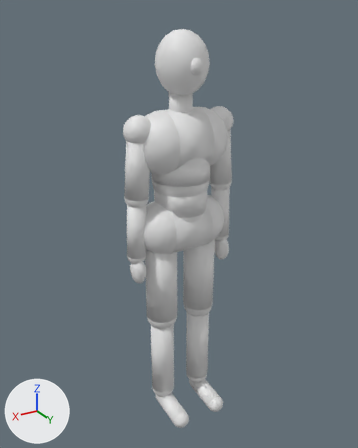
The Blender file previs/rig/mannequin.blend: old version first, new version second.
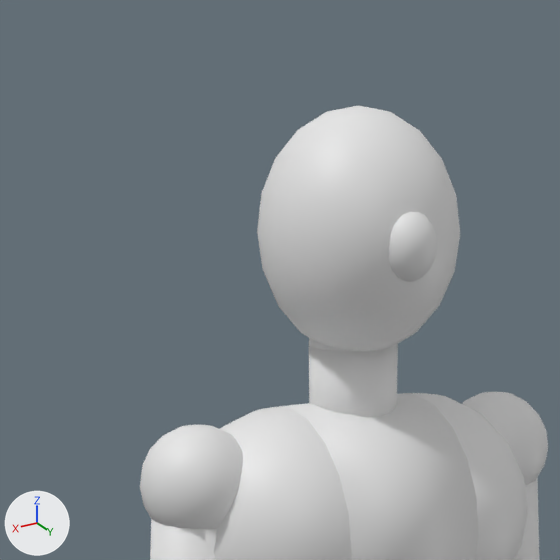
Each version is shown whole from a 50 mm lens placed at (1.044, 1.727, 1.831), pointed at (0.006, -0.003, 0.966), then close up on the part from 24% to 66% of the width and 0% to 34% of the height. Arrows for +X, +Y and +Z are at lower left; the lights stay in place. The older version's two pictures come first.

The scene before the commit, as lines of its bpy script (objects in view):
```python
me_mannequinmesh = bpy.data.meshes.new('MannequinMesh')
me_mannequinmesh.from_pydata(...)  # 7152 vertices, 7530 faces; spans x -0.26..0.26, y -0.13..0.21, z 0.0..1.77
me_mannequinmesh.polygons.foreach_set('use_smooth', [True] * 7530)
me_mannequinmesh.materials.append(mat_mannequin)  # white #e7e7e7
ob_mannequinmesh = bpy.data.objects.new('MannequinMesh', me_mannequinmesh)
ob_mannequinmesh.location = (0.0, 0.0, 0.0)
```
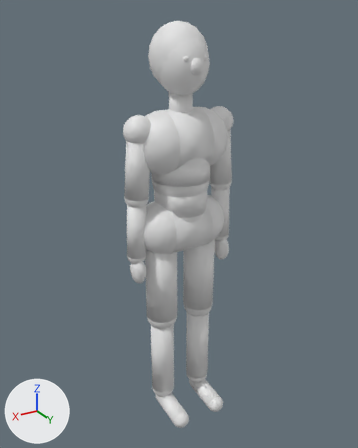
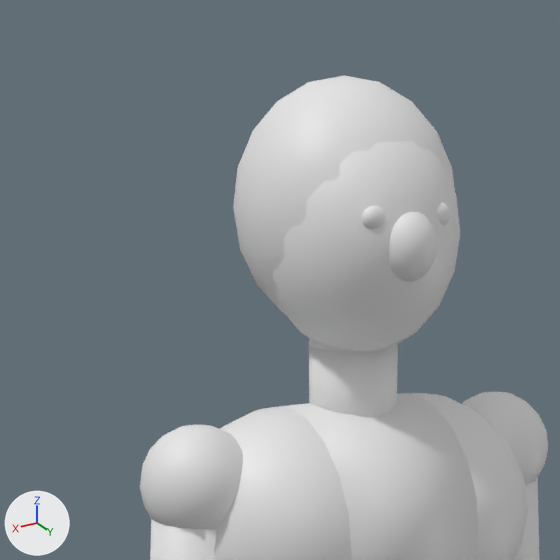
Location of each change, [x1, y1, x2, y2] in pixels of the close-ups (560 x 560 px):
'MannequinMesh', reshaped
    before: [140, 105, 548, 560]
    after: [140, 75, 548, 560]
part 1 of me_mannequinmesh, added
    after: [233, 75, 455, 313]
part 2 of me_mannequinmesh, added
    after: [437, 202, 451, 225]
part 3 of me_mannequinmesh, added
    after: [362, 206, 385, 229]

What the commit changed:
Material 'Mann_eye' (mat_mann_eye) is new.
Its base color is (0.8, 0.8, 0.8) (white #e7e7e7).
Material 'Mann_hair' (mat_mann_hair) is new.
Its base color is (0.8, 0.8, 0.8) (white #e7e7e7).
me_mannequinmesh is used by ob_mannequinmesh; location (0.0, 0.0, 0.0).
me_mannequinmesh had 7152 vertices, 7530 faces and spanned x -0.26..0.26, y -0.13..0.21, z 0.0..1.77.
me_mannequinmesh now has 7698 vertices, 8130 faces and spans x -0.26..0.26, y -0.14..0.21, z 0.0..1.8.
me_mannequinmesh part 1: a new loose piece, a UV sphere (20 segments, 10 rings, poles along z) spanning x -0.12..0.12, y -0.14..0.1, z 1.54..1.8, in mat_mann_hair (white #e7e7e7).
me_mannequinmesh part 2: a new loose piece, a UV sphere (20 segments, 10 rings, poles along z) spanning x -0.052..-0.02, y 0.093..0.113, z 1.655..1.681, in mat_mann_eye (white #e7e7e7).
me_mannequinmesh part 3: a new loose piece, a UV sphere (20 segments, 10 rings, poles along z) spanning x 0.02..0.052, y 0.093..0.113, z 1.655..1.681, in mat_mann_eye (white #e7e7e7).
me_mannequinmesh gains material mat_mann_hair (white #e7e7e7).
me_mannequinmesh gains material mat_mann_eye (white #e7e7e7).
